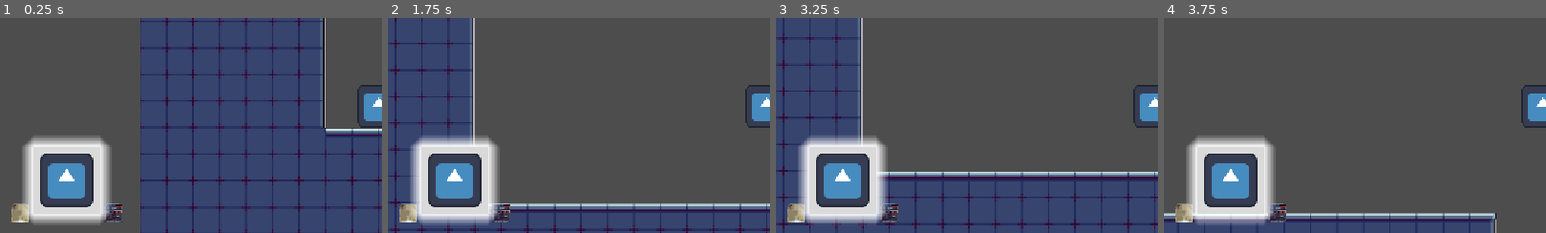
Above: before the commit, frames 1-4 (left to right).
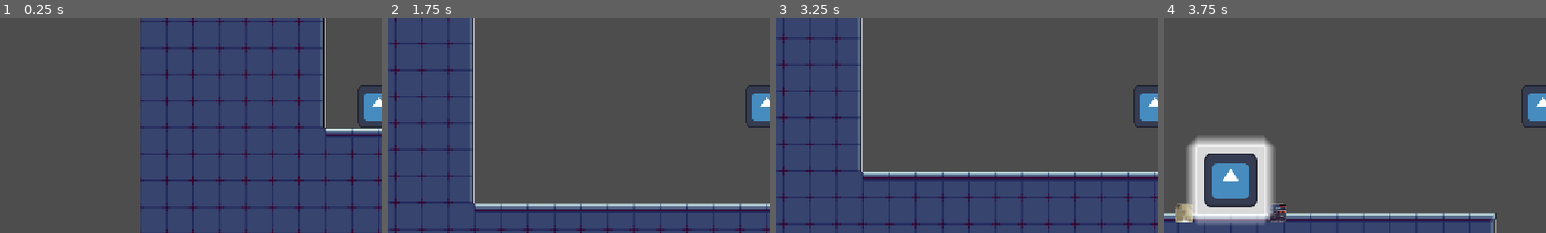
Above: after the commit, the same moments.

Repository: Paulpoomrit/ggj-2026
Game: Godot game, scene res://levels/test_level.tscn
Two runs of this game, one before a commit and one after it. Both use one fixed random seed, a clock stepped at 60 frames per second and the inputs below. The engine's default icon, where the game draws it, is replaced by a stand-in: a white triangle on a blue panel in a dark square.
Inputs:
- Up to frame 1 (0.25 s): no input
- Up to frame 2 (1.75 s): tap Enter at 0.5, 0.8, 1.35 s; hold D (move_right) from 0.53 s (still down); tap E (switch_mask, bound only after the commit) at 0.6, 1.55 s; tap Space (jump) at 0.77, 1.52 s
- Up to frame 3 (3.25 s): release D (move_right) at 2.03 s; hold A (move_left) 2.03-2.78 s; tap E (switch_mask, bound only after the commit) at 2.1, 3.05 s; tap Enter at 2.3, 2.85 s; hold D (move_right) from 2.78 s (still down); tap Space (jump) at 3.02 s
- Up to frame 4 (3.75 s): keep holding D (move_right); tap E (switch_mask, bound only after the commit) at 3.6 s
The pictures show only the part of the screen within x 0-50%, y 45-95%; the shares and areas given below are measured in that part.

The runs differ from the first frame. In frame 1, 8.3% of the frame differs, in the area x 3-32%, y 54-96%; in frame 2, 9.3%; in frame 3, 9.6%, in the area x 3-32%, y 54-97%; in frame 4, nothing differs.

Commit message:
Added UI to player scene

Diff:
--- a/UI/item_ui.gd
+++ b/UI/item_ui.gd
@@ -54,11 +54,11 @@
 				scroll_next()
 				#get_viewport().set_input_as_handled()
 			KEY_ENTER:
-				mask_selected.emit(current_index)
+				mask_selected.emit(target_index)
 				print("Mask selected: ", current_index)
 				var game_state: GameManager.GAME_STATE = convert_index_game_state(current_index)
 
-				GameManager.on_game_state_changed.emit(game_state)
+				GameManager.on_game_state_changed.emit(target_index)
 				#get_viewport().set_input_as_handled()
 
 func _update_positions(immediate: bool) -> void:
--- a/project.godot
+++ b/project.godot
@@ -33,14 +33,12 @@
 move_left={
 "deadzone": 0.2,
 "events": [Object(InputEventKey,"resource_local_to_scene":false,"resource_name":"","device":-1,"window_id":0,"alt_press …(191 unchanged characters)…
-, Object(InputEventKey,"resource_local_to_scene":false,"resource_name":"","device":-1,"window_id":0,"alt_pressed":false,"shift_pressed":false,"ctrl_pressed":false,"meta_pressed":false,"pressed":false,"keycode":0,"physical_keycode":4194319,"key_label":0,"unicode":0,"location":0,"echo":false,"script":null)
 , Object(InputEventJoypadMotion,"resource_local_to_scene":false,"resource_name":"","device":-1,"axis":0,"axis_value":-1.0,"script":null)
 ]
 }
 move_right={
 "deadzone": 0.2,
 "events": [Object(InputEventKey,"resource_local_to_scene":false,"resource_name":"","device":-1,"window_id":0,"alt_press …(192 unchanged characters)…
-, Object(InputEventKey,"resource_local_to_scene":false,"resource_name":"","device":-1,"window_id":0,"alt_pressed":false,"shift_pressed":false,"ctrl_pressed":false,"meta_pressed":false,"pressed":false,"keycode":0,"physical_keycode":4194321,"key_label":0,"unicode":0,"location":0,"echo":false,"script":null)
 , Object(InputEventJoypadMotion,"resource_local_to_scene":false,"resource_name":"","device":-1,"axis":0,"axis_value":1.0,"script":null)
 ]
 }
@@ -48,6 +46,12 @@
 "deadzone": 0.2,
 "events": [Object(InputEventKey,"resource_local_to_scene":false,"resource_name":"","device":-1,"window_id":0,"alt_press …(191 unchanged characters)…
 , Object(InputEventJoypadButton,"resource_local_to_scene":false,"resource_name":"","device":-1,"button_index":1,"pressure":0.0,"pressed":false,"script":null)
+]
+}
+switch_mask={
+"deadzone": 0.2,
+"events": [Object(InputEventKey,"resource_local_to_scene":false,"resource_name":"","device":-1,"window_id":0,"alt_pressed":false,"shift_pressed":false,"ctrl_pressed":false,"meta_pressed":false,"pressed":false,"keycode":0,"physical_keycode":69,"key_label":0,"unicode":101,"location":0,"echo":false,"script":null)
+, Object(InputEventJoypadButton,"resource_local_to_scene":false,"resource_name":"","device":-1,"button_index":12,"pressure":0.0,"pressed":false,"script":null)
 ]
 }
 
--- a/scripts/player.gd
+++ b/scripts/player.gd
@@ -4,6 +4,12 @@
 const SPEED = 600.0
 const JUMP_VELOCITY = -700.0
 
+@onready var item_ui: ItemUI = $ItemUI
+
+var in_ui_mode = false
+
+func _ready() -> void:
+	item_ui.visible = false
 
 func _physics_process(delta: float) -> void:
 	# Add the gravity.
@@ -23,3 +29,15 @@
 		velocity.x = move_toward(velocity.x, 0, SPEED)
 
 	move_and_slide()
+
+func enable_switch_ui(should_enable: bool):
+	item_ui.visible = should_enable
+
+func _unhandled_input(event):
+	if event is InputEventKey:
+		if Input.is_action_just_pressed("switch_mask") and not in_ui_mode:
+			enable_switch_ui(true)
+			in_ui_mode = true
+		elif Input.is_action_just_pressed("switch_mask") and in_ui_mode:
+			enable_switch_ui(false)
+			in_ui_mode = false
